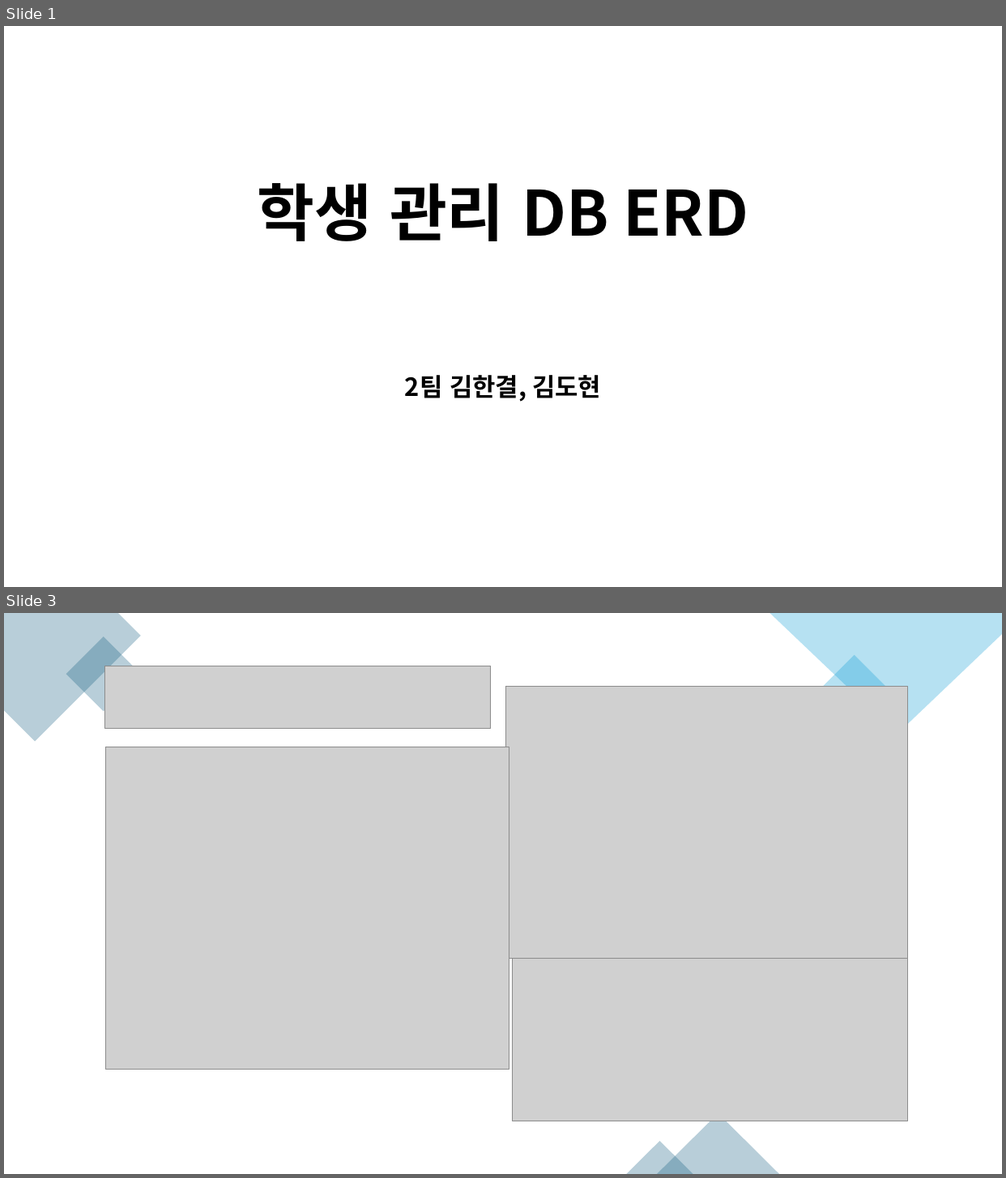
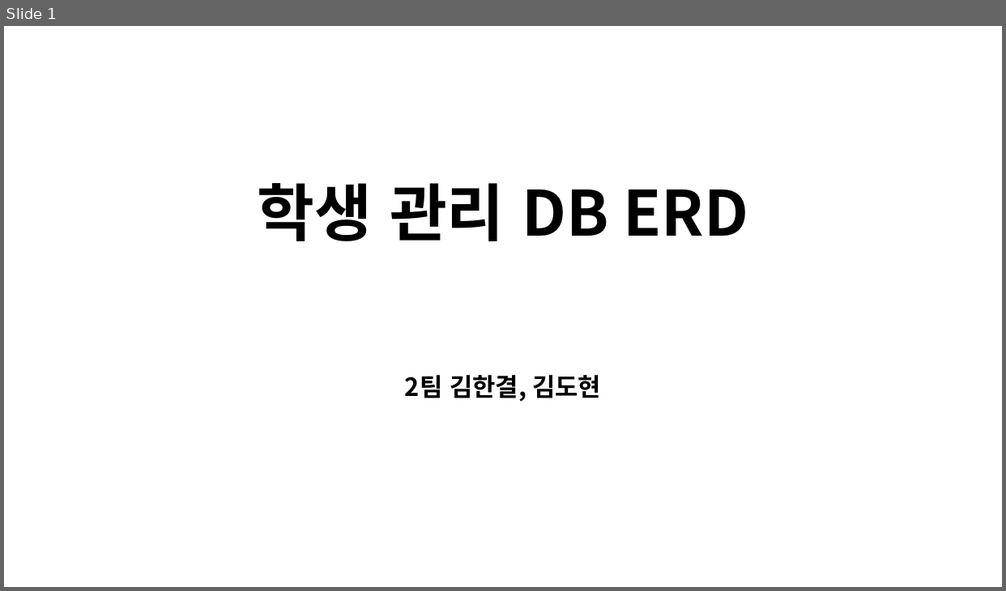
Before and after one commit to Kimhang-KDT/kita_2404, a slide deck: m1_데이터베이스/md_3 실습 ERD.pptx. Shown one above the other, each under a label of ours: slides 1 and 3 before the commit, slide 1 after it; the slides between them are not shown. The pictures are 1006x1178 and 1006x591 pixels, drawn with LibreOffice and Linux fonts; fonts in the diff are those of the drawing; grey boxes stand for pictures. Boxes give left, top, right and bottom in pixels: in the first picture for what was removed or moved away, otherwise in the second. Text is boxed around its words. In the diff, an @@ line names an element or a change of style, - is before the commit and + after.

```diff
--- a/m1_데이터베이스/md_3 실습 ERD.pptx
+++ b/m1_데이터베이스/md_3 실습 ERD.pptx
@@ slide 3 removed at (x1=4, y1=613, x2=1002, y2=1174), background #FFFFFF @@
@@ freeform shape removed at (x1=4, y1=613, x2=141, y2=742) @@
@@ rectangle removed at (x1=66, y1=636, x2=142, y2=712) @@
@@ freeform shape removed at (x1=769, y1=613, x2=1002, y2=735) @@
@@ rectangle removed at (x1=814, y1=655, x2=893, y2=735) @@
@@ picture removed at (x1=105, y1=666, x2=491, y2=728) @@
@@ picture removed at (x1=506, y1=687, x2=908, y2=958) @@
@@ picture removed at (x1=105, y1=747, x2=509, y2=1069) @@
@@ picture removed at (x1=513, y1=958, x2=908, y2=1122) @@
@@ triangle removed at (x1=657, y1=1114, x2=779, y2=1174) @@
@@ triangle removed at (x1=627, y1=1142, x2=693, y2=1174) @@
```
Also in this commit, not shown: 1 slide added, 1 other slide removed.
